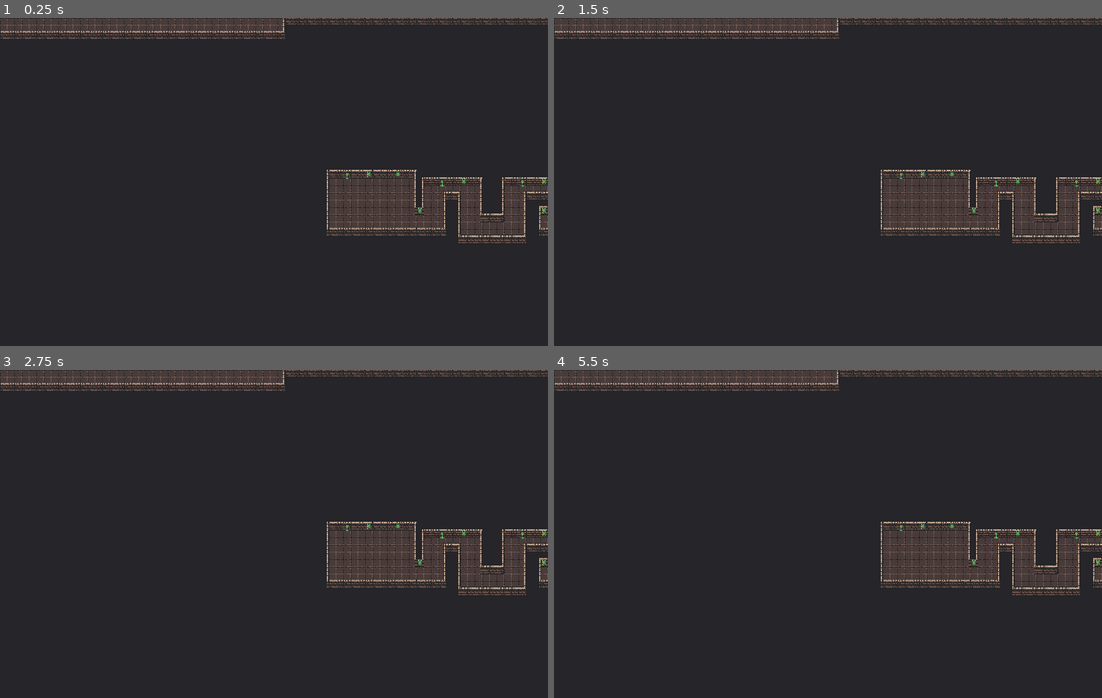
Above: before the commit, frames 1-4 (two rows, left to right).
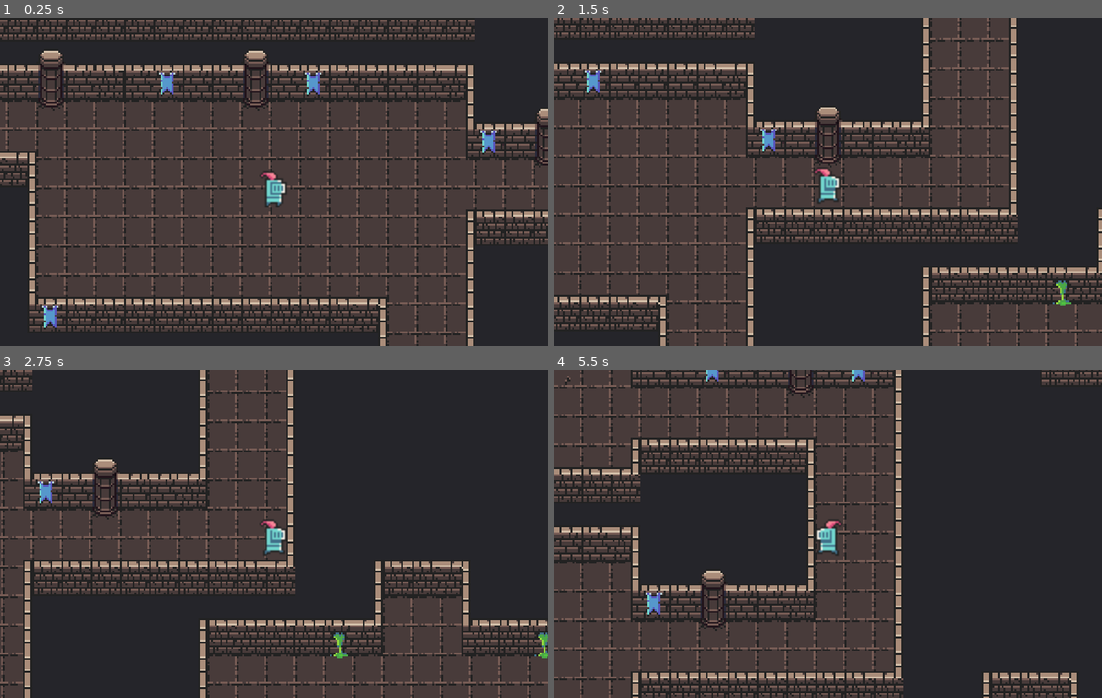
Above: after the commit, the same moments.

Repository: Narrop/Jame-Gam
Game: Godot game, scene res://scenes/levels/level10.tscn
Two runs of this game, one before a commit and one after it. Both use one fixed random seed, a clock stepped at 60 frames per second and the inputs below. This scene is started directly instead of the project's main scene.
Inputs (mouse positions are in pixels of both pictures, inside the frame that each line leads up to):
- Up to frame 1 (0.25 s): no input
- Up to frame 2 (1.5 s): tap Enter (ui_accept) at 0.5, 0.77 s; move the mouse to (948, 165) at 0.52 s; hold Right (ui_right) 0.53-1.28 s; move the mouse to (718, 198) at 1.27 s; hold Down (ui_down) from 1.28 s (still down)
- Up to frame 3 (2.75 s): tap Enter (ui_accept) at 1.52 s; move the mouse to (328, 461) at 2.02 s; release Down (ui_down) at 2.03 s; hold Right (ui_right) from 2.03 s (still down)
- Up to frame 4 (5.5 s): move the mouse to (800, 599) at 2.77 s; release Right (ui_right) at 2.78 s; hold Up (ui_up) 2.78-3.53 s; tap Enter (ui_accept) at 3.02, 3.77, 4.52 s; move the mouse to (992, 583) at 3.52 s; hold Left (ui_left) 3.53-5.03 s; move the mouse to (663, 484) at 4.27 s; move the mouse to (855, 534) at 5.02 s; hold Down (ui_down) from 5.03 s (still down)

The runs differ from the first frame. In frame 1, 62% of the frame differs, in the area x 0-100%, y 0-100%; in frame 2, 53%; in frame 3, 43%; in frame 4, 47%.

Commit message:
aze

Diff:
--- a/scenes/levels/level10.tscn
+++ b/scenes/levels/level10.tscn
@@ -738,4 +738,9 @@
 [node name="player" parent="." instance=ExtResource( 8 )]
 position = Vector2( -766, -755 )
 
+[node name="Camera2D" type="Camera2D" parent="player"]
+visible = false
+current = true
+zoom = Vector2( 0.25, 0.25 )
+
 [connection signal="pressed" from="echap" to="." method="_on_echap_pressed"]
--- a/scenes/levels/level8.tscn
+++ b/scenes/levels/level8.tscn
@@ -7,6 +7,7 @@
 [ext_resource path="res://scenes/time/time3.tscn" type="PackedScene" id=5]
 [ext_resource path="res://scenes/time/time.tscn" type="PackedScene" id=6]
 [ext_resource path="res://scenes/time/time2.tscn" type="PackedScene" id=7]
+[ext_resource path="res://scenes/player/player.tscn" type="PackedScene" id=8]
 
 [sub_resource type="InputEventAction" id=1]
 action = "ui_cancel"
@@ -702,7 +703,7 @@
 [node name="Node2D" type="Node2D" parent="."]
 
 [node name="time3" parent="Node2D" instance=ExtResource( 5 )]
-position = Vector2( -536, -1216 )
+position = Vector2( -1168, -480 )
 
 [node name="time4" parent="Node2D" instance=ExtResource( 5 )]
 position = Vector2( 1256, -88 )
@@ -711,27 +712,35 @@
 position = Vector2( 1120, 448 )
 
 [node name="time2" parent="Node2D" instance=ExtResource( 7 )]
-position = Vector2( 344, -168 )
+position = Vector2( -328, -1088 )
 
 [node name="time6" parent="Node2D" instance=ExtResource( 7 )]
-position = Vector2( -944, 50 )
+position = Vector2( -936, 280 )
 
 [node name="time7" parent="Node2D" instance=ExtResource( 7 )]
-position = Vector2( -1208, -712 )
+position = Vector2( -1160, -1000 )
 
 [node name="time8" parent="Node2D" instance=ExtResource( 7 )]
-position = Vector2( -200, -1136 )
+position = Vector2( -440, -656 )
 
 [node name="time" parent="Node2D" instance=ExtResource( 6 )]
-position = Vector2( -1072, -1224 )
+position = Vector2( 544, -32 )
 
 [node name="time9" parent="Node2D" instance=ExtResource( 6 )]
-position = Vector2( -136, -408 )
+position = Vector2( -544, -56 )
 
 [node name="time10" parent="Node2D" instance=ExtResource( 6 )]
-position = Vector2( -776, -768 )
+position = Vector2( -800, -744 )
 
 [node name="time11" parent="Node2D" instance=ExtResource( 6 )]
 position = Vector2( -8, -16 )
 
+[node name="player" parent="." instance=ExtResource( 8 )]
+position = Vector2( 344, -364 )
+
+[node name="Camera2D" type="Camera2D" parent="player"]
+visible = false
+current = true
+zoom = Vector2( 0.25, 0.25 )
+
 [connection signal="pressed" from="echap" to="." method="_on_echap_pressed"]
--- a/scenes/levels/level9.tscn
+++ b/scenes/levels/level9.tscn
@@ -738,4 +738,9 @@
 [node name="player" parent="." instance=ExtResource( 8 )]
 position = Vector2( 32, -392 )
 
+[node name="Camera2D" type="Camera2D" parent="player"]
+visible = false
+current = true
+zoom = Vector2( 0.25, 0.25 )
+
 [connection signal="pressed" from="echap" to="." method="_on_echap_pressed"]
--- a/scenes/player/player.tscn
+++ b/scenes/player/player.tscn
@@ -59,7 +59,7 @@
 [node name="AnimatedSprite" type="AnimatedSprite" parent="."]
 frames = SubResource( 2 )
 animation = "standing"
-frame = 3
+frame = 2
 playing = true
 
 [node name="detector" type="Area2D" parent="."]
--- a/scenes/time/time.tscn
+++ b/scenes/time/time.tscn
@@ -34,7 +34,6 @@
 script = ExtResource( 5 )
 
 [node name="CollisionShape2D" type="CollisionShape2D" parent="."]
-visible = false
 position = Vector2( 0.5, 0.5 )
 shape = SubResource( 2 )
 
Not shown: 1 places in scenes/levels/level8.tscn that only renumber resources
